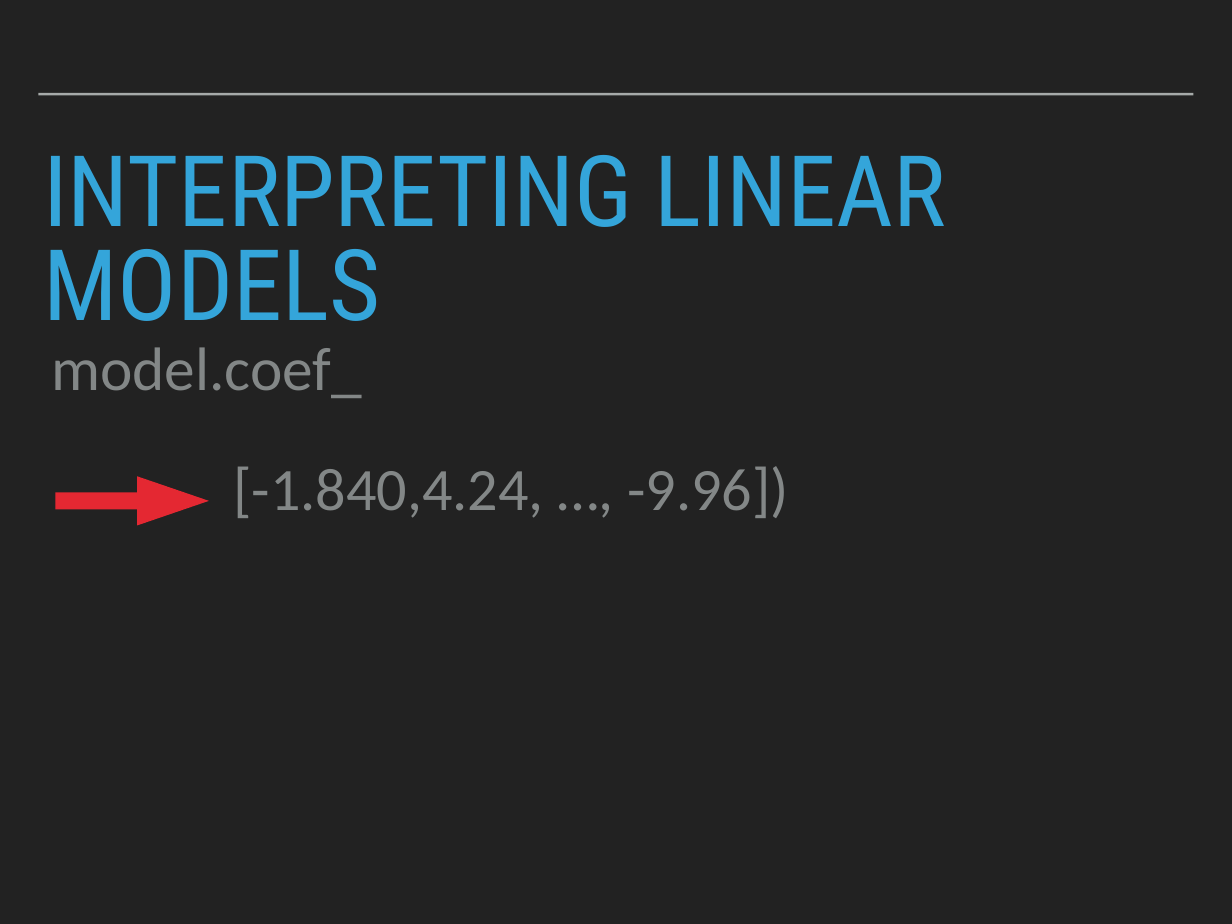
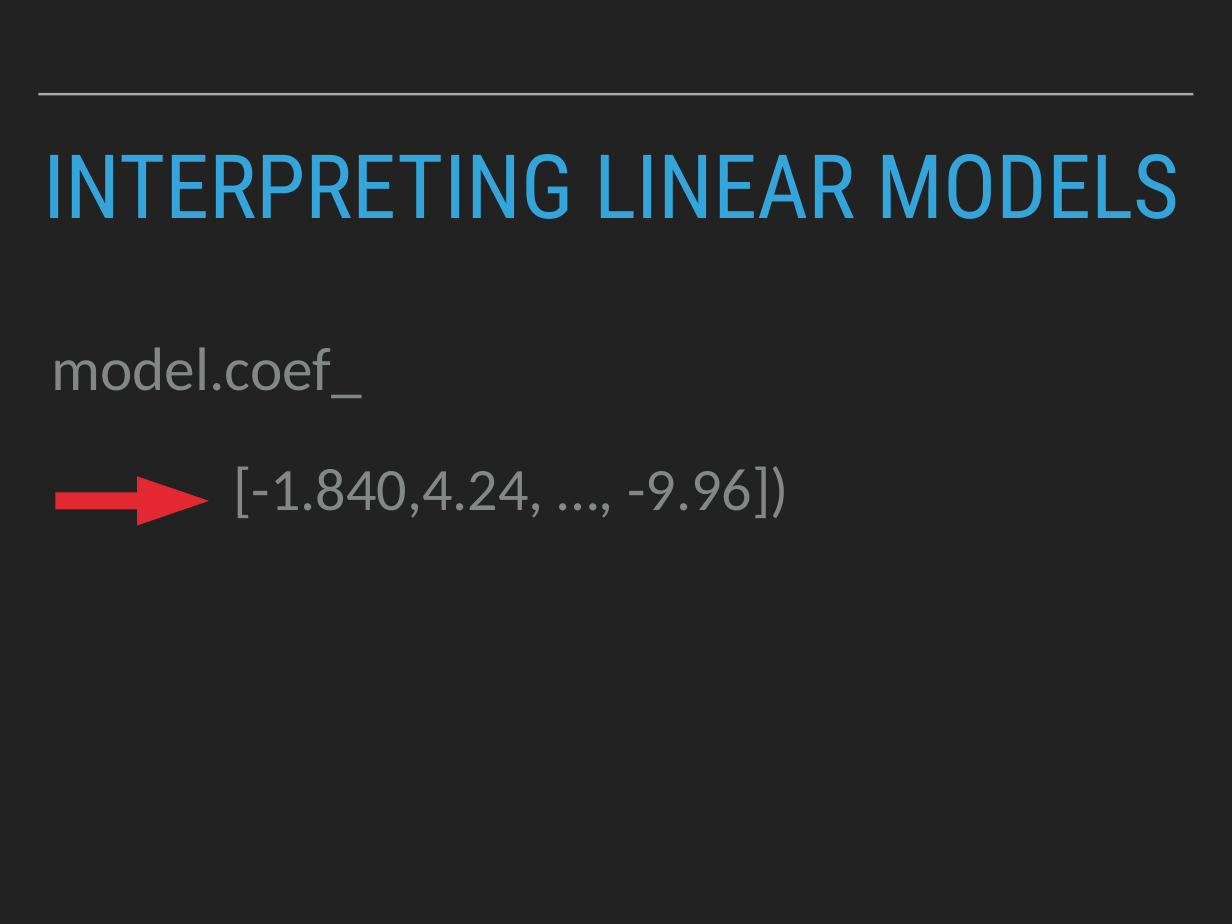
Before and after one commit to patricks1/python-for-data-science, a slide deck: slide 30 of Session09/Session9_Slides.pptx. Drawn at 1232x924 pixels with LibreOffice and Linux fonts; fonts in the diff are those of the drawing. Boxes give left, top, right and bottom in pixels: in the first picture for what was removed or moved away, otherwise in the second. Text is boxed around its words. In the diff, an @@ line names an element or a change of style, - is before the commit and + after.

```diff
--- a/Session09/Session9_Slides.pptx
+++ b/Session09/Session9_Slides.pptx
@@ title "INTERPRETING LINEAR MODELS" at [43,154,1179,219]: size 82 to 73.8 pt @@
```
Also in this commit, not shown: 8 other slides changed, 2 other files.
